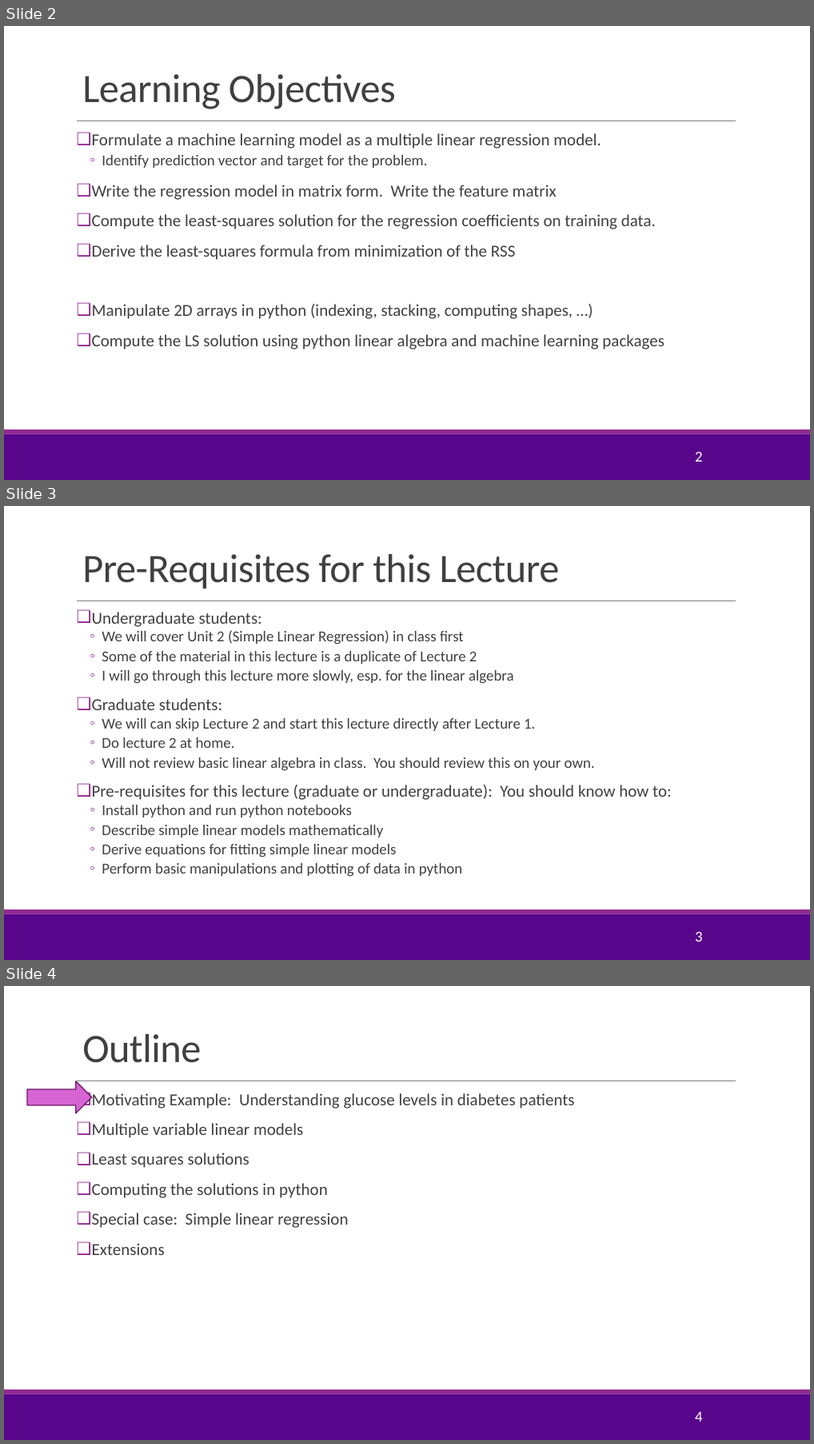
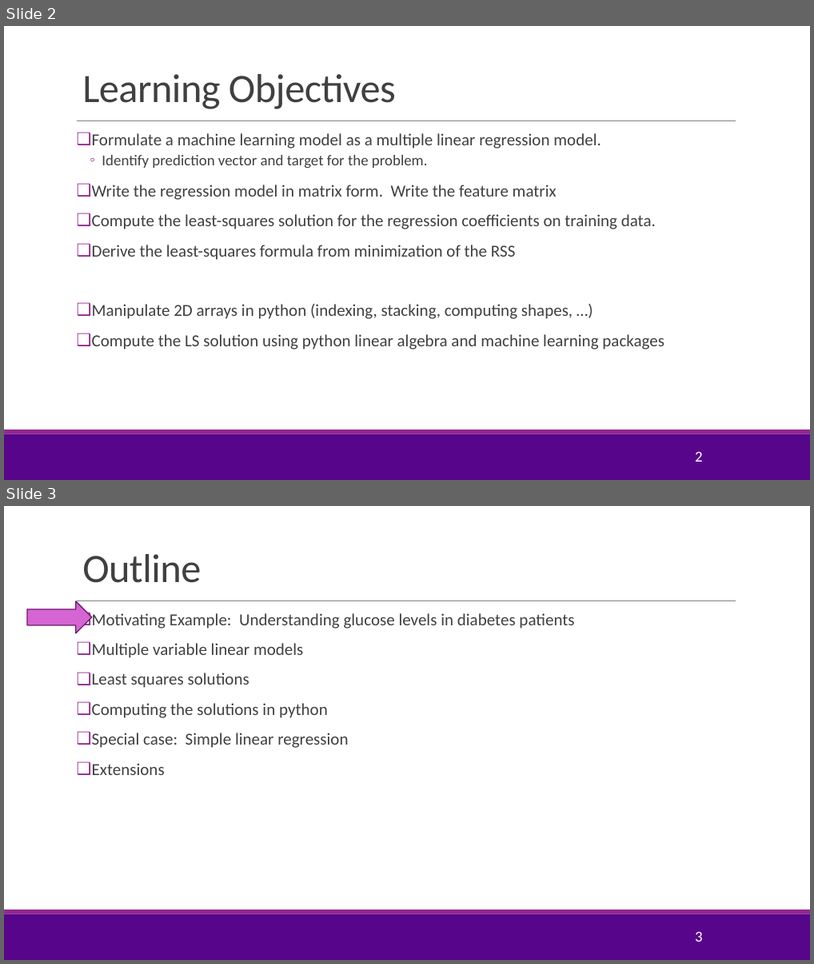
Before and after one commit to pliugithub/MachineLearning, a slide deck: lectures/Lect03_MultLinRegression.pptx. Shown one above the other, each under a label of ours: slides 2, 3 and 4 before the commit, slides 2 and 3 after it. The pictures are 814x1444 and 814x964 pixels, drawn with LibreOffice and Linux fonts; fonts in the diff are those of the drawing; background and template pictures are left out. Boxes give left, top, right and bottom in pixels: in the first picture for what was removed or moved away, otherwise in the second. Text is boxed around its words. In the diff, an @@ line names an element or a change of style, - is before the commit and + after.

```diff
--- a/lectures/Lect03_MultLinRegression.pptx
+++ b/lectures/Lect03_MultLinRegression.pptx
@@ slide 3 removed at <box>4,506,810,960</box>, background #FFFFFF; not listed: 3 template elements that a slide beside it also shows @@
@@ title removed at <box>82,554,560,588</box> @@
-Pre-Requisites for this Lecture
@@ text removed at <box>92,612,672,876</box> @@
-❑ Undergraduate students:
-  ◦ We will cover Unit 2 (Simple Linear Regression) in class first
-  ◦ Some of the material in this lecture is a duplicate of Lecture 2
-  ◦ I will go through this lecture more slowly, esp. for the linear algebra
-❑ Graduate students:
-  ◦ We will can skip Lecture 2 and start this lecture directly after Lecture 1.
-  ◦ Do lecture 2 at home.
-  ◦ Will not review basic linear algebra in class. You should review this on your own.
-❑ Pre-requisites for this lecture (graduate or undergraduate): You should know how to:
-  ◦ Install python and run python notebooks
-  ◦ Describe simple linear models mathematically
-  ◦ Derive equations for fitting simple linear models
-  ◦ Perform basic manipulations and plotting of data in python
@@ page number removed at <box>695,931,703,941</box> @@
-3
@@ what was slide 4 is now slide 3 @@
@@ page number at <box>695,931,703,941</box>: text changed @@
-4
+3
```
Also in this commit, not shown: 7 slides changed, 4 other files.
